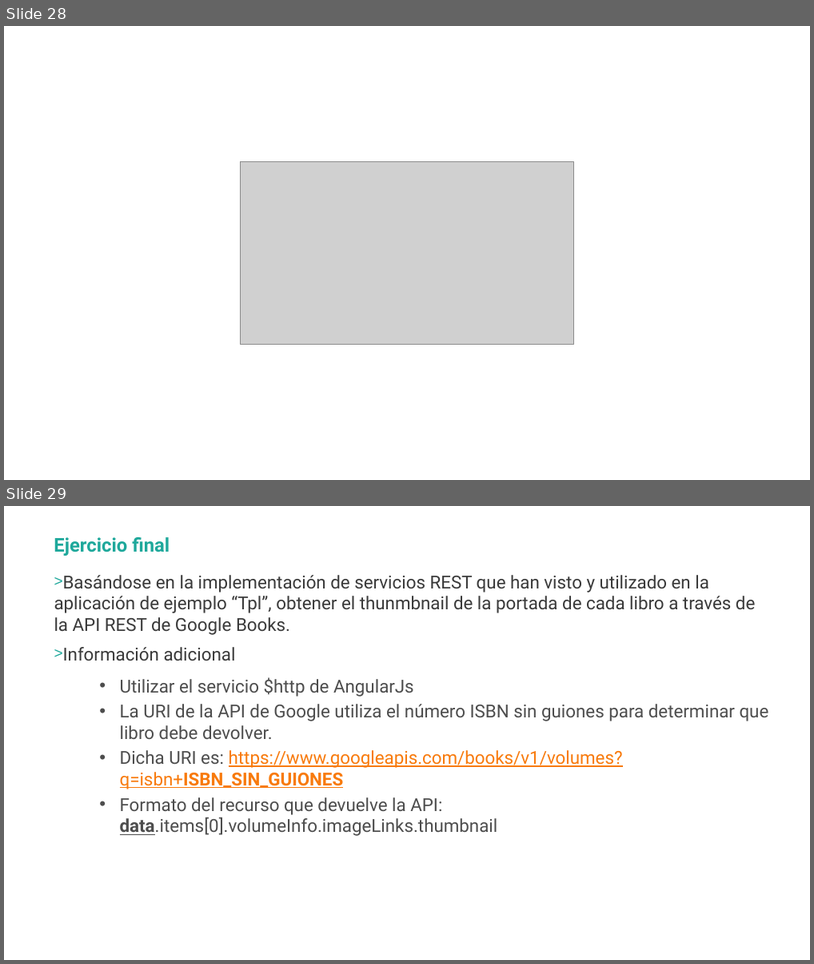
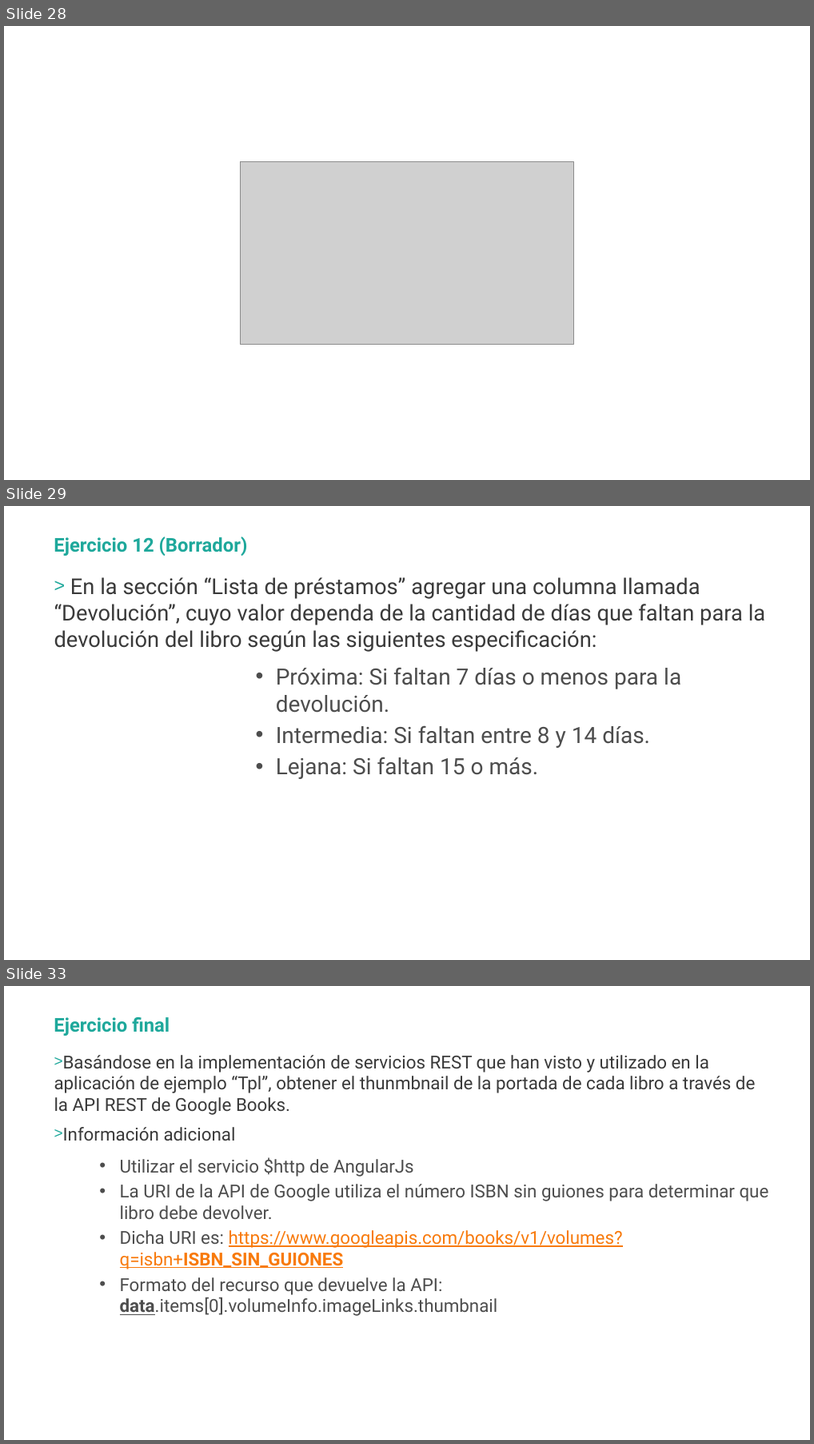
Before and after one commit to hexacta/HexactaLabs-Java, a slide deck: PPTS/Ejercicios.pptx. Shown one above the other, each under a label of ours: slides 28 and 29 before the commit, slides 28, 29 and 33 after it; the slides between them are not shown. The pictures are 814x964 and 814x1444 pixels, drawn with LibreOffice and Linux fonts; fonts in the diff are those of the drawing; grey boxes stand for pictures; background and template pictures are left out. Boxes give left, top, right and bottom in pixels: in the first picture for what was removed or moved away, otherwise in the second. Text is boxed around its words. In the diff, an @@ line names an element or a change of style, - is before the commit and + after.

```diff
--- a/PPTS/Ejercicios.pptx
+++ b/PPTS/Ejercicios.pptx
@@ slide 29 added at [4, 506, 810, 960], background picture (left out) @@
@@ title added at [54, 536, 248, 556], 17 pt, text #1EA89B, bold @@
+Ejercicio 12 (Borrador)
@@ text added at [54, 577, 766, 779], 19.5 pt, text #3A3A3A @@
+> En la sección “Lista de préstamos” agregar una columna llamada “Devolución”, cuyo valor dependa de la cantidad de días que faltan para la devolución del libro según las siguientes especificación:
+          • Próxima: Si faltan 7 días o menos para la devolución.
+          • Intermedia: Si faltan entre 8 y 14 días.
+          • Lejana: Si faltan 15 o más.
@@ what was slide 29 is now slide 33 @@
```
Also in this commit, not shown: 3 other slides added, 3 other files.
